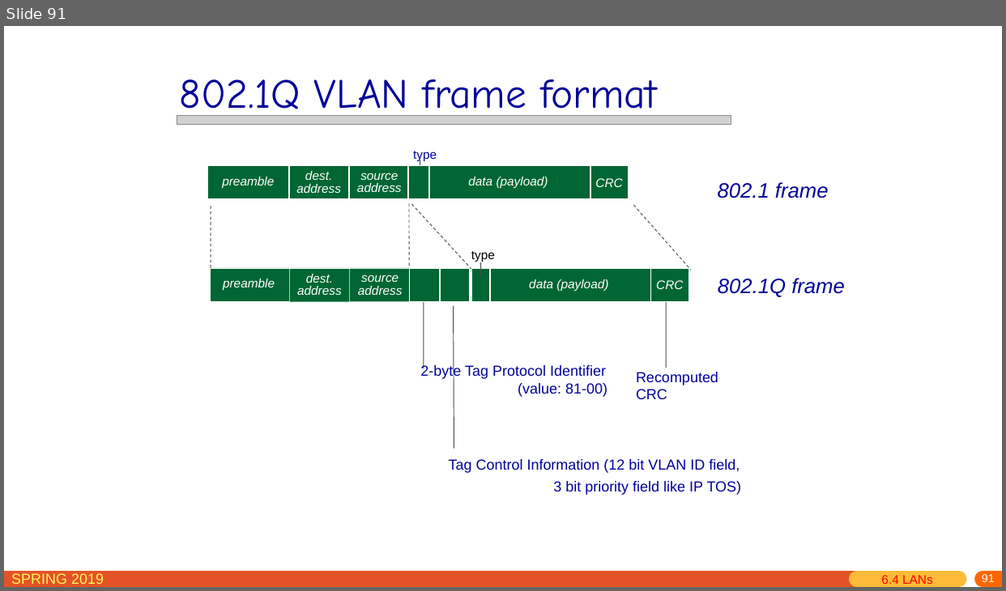
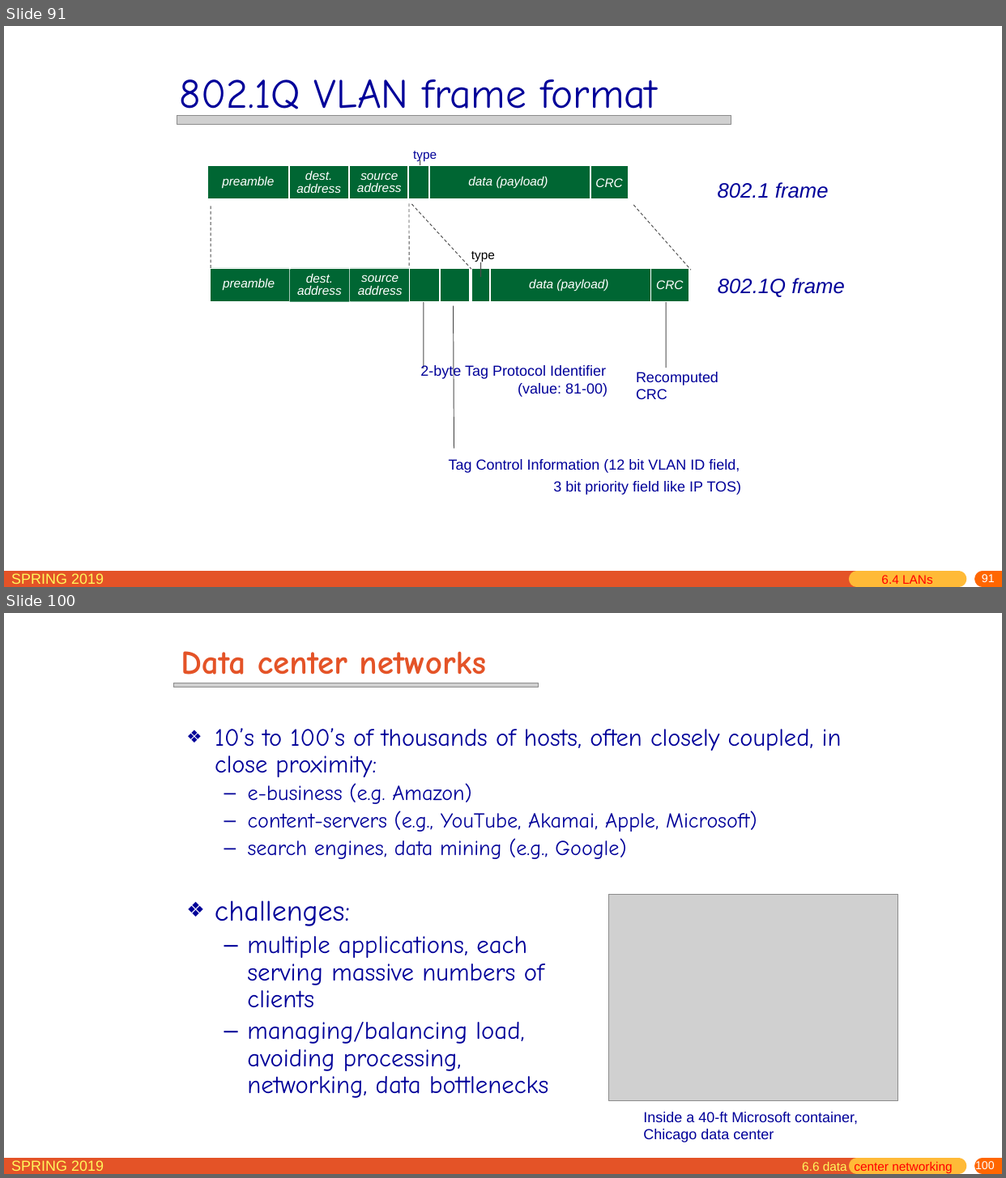
Before and after one commit to jichenghu/PPT_networkDistributed, a slide deck: chapter6.pptx. Shown one above the other, each under a label of ours: slide 91 before the commit, slides 91 and 100 after it; the slides between them are not shown. The pictures are 1006x591 and 1006x1178 pixels, drawn with LibreOffice and Linux fonts; fonts in the diff are those of the drawing; grey boxes stand for pictures. Boxes give left, top, right and bottom in pixels: in the first picture for what was removed or moved away, otherwise in the second. Text is boxed around its words. In the diff, an @@ line names an element or a change of style, - is before the commit and + after.

```diff
--- a/chapter6.pptx
+++ b/chapter6.pptx
@@ slide 100 added at (4,613,1002,1174), background #FFFFFF; not listed: 5 template elements that a slide beside it also shows @@
@@ title added at (181,651,486,684), 32 pt, text #E45327, bold @@
+Data center networks
@@ picture added at (173,683,539,687) @@
@@ text added at (215,728,842,859), 20.4 pt, text #000099 @@
+❖ 10’s to 100’s of thousands of hosts, often closely coupled, in close proximity:
+  – e-business (e.g. Amazon)
+  – content-servers (e.g., YouTube, Akamai, Apple, Microsoft)
+  – search engines, data mining (e.g., Google)
@@ text added at (215,901,548,1098), 24 pt, text #000099 @@
+❖ challenges:
+  – multiple applications, each serving massive numbers of clients
+  – managing/balancing load, avoiding processing, networking, data bottlenecks
@@ picture added at (609,895,898,1101) @@
@@ text added at (643,1112,858,1143), 14 pt, text #000099 @@
+Inside a 40-ft Microsoft container,
+Chicago data center
@@ text added at (802,1162,952,1174), 12 pt, text #FF0000 @@
+6.6 data center networking
```
Also in this commit, not shown: 14 slides changed, 16 other slides added.
